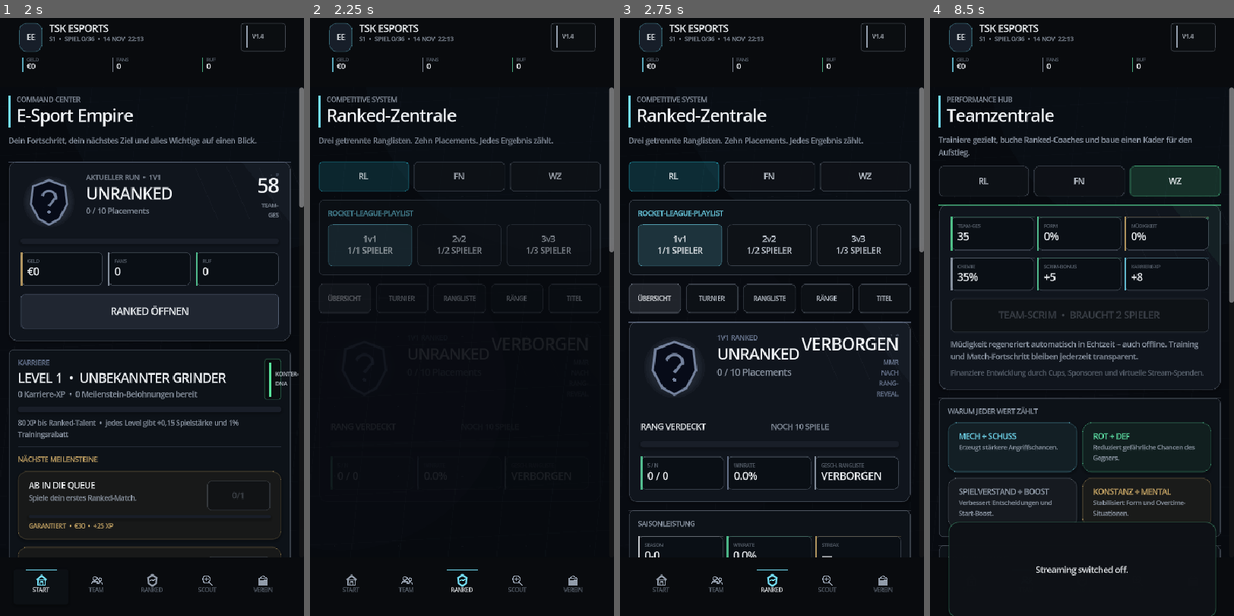
Above: before the commit, frames 1-4 (left to right).
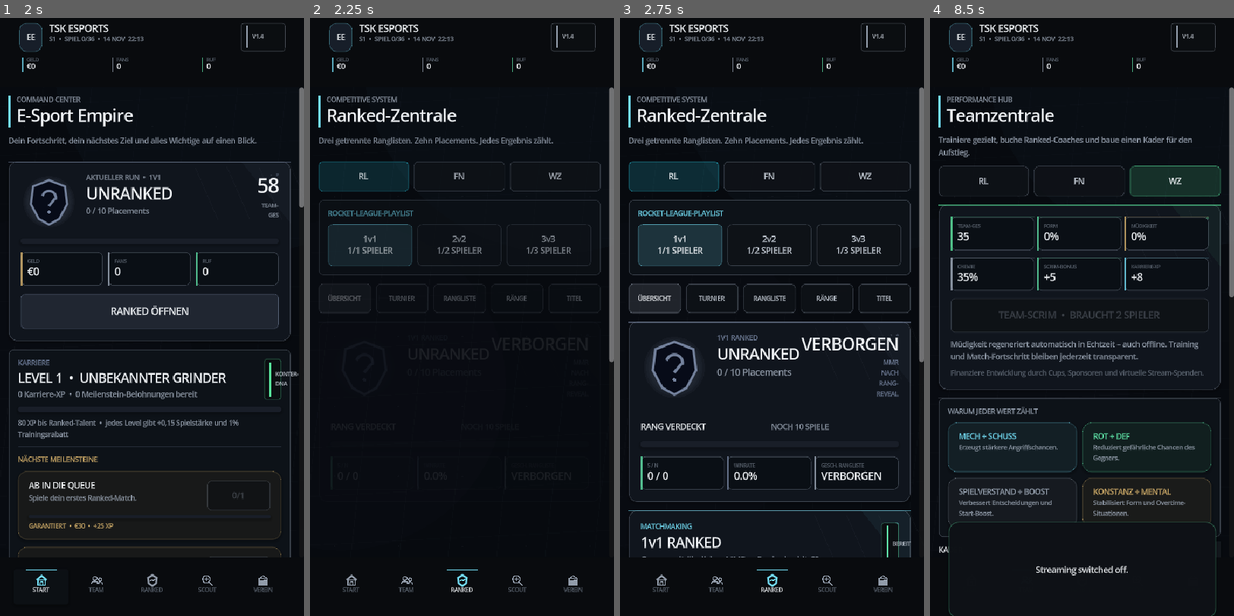
Above: after the commit, the same moments.

Repository: JasonTSKowner/E-Sport-Empire
Game: Godot game, scene res://scenes/Main.tscn
Two runs of this game, one before a commit and one after it. Both use one fixed random seed, a clock stepped at 60 frames per second and the inputs below.
Inputs:
- Up to frame 1 (2 s): click "START" at 0.5 s; click "START" at 1.25 s
- Up to frame 2 (2.25 s): click "RANKED ÖFFNEN" at 2 s
- Up to frame 3 (2.75 s): no input
- Up to frame 4 (8.5 s): click "RL" at 2.75 s; click "FN" at 3.5 s; click "NÄCHSTES SPIEL LIVE" at 4.25 s; click "NÄCHSTES SPIEL STREAMEN: AN" at 5 s; click "NÄCHSTES SPIEL LIVE" at 5.75 s; click "NÄCHSTES SPIEL STREAMEN: AN" at 6.5 s; click "WZ" at 7.25 s; click "TEAM" at 8 s

Frame 1 is identical in both runs. In frame 2, 0.3% of the frame differs, in the area x 98-100%, y 38-58%; in frame 3, 1.4%, in the area x 2-100%, y 38-91%; in frame 4, less than 0.1%.

Commit message:
v2.0: focus team and ranked screens around primary tasks

Diff:
--- a/scripts/main.gd
+++ b/scripts/main.gd
@@ -1039,10 +1039,52 @@
 	)
 	page_content.add_child(summary)
 	page_content.add_child(_development_impact_card())
+	page_content.add_child(_section_title("KADER", "Wähle einen Spieler für Analyse und Training."))
+	page_content.add_child(_team_roster_selector(mode, accent))
+	var roster := game.roster_for(mode)
+	if not roster.is_empty():
+		var selected_player: Dictionary = roster[0]
+		for roster_player in roster:
+			if str(roster_player.get("id", "")) == selected_team_player_id:
+				selected_player = roster_player
+				break
+		selected_team_player_id = str(selected_player.get("id", "captain"))
+		page_content.add_child(_player_card(selected_player, accent))
 	page_content.add_child(_coaching_market_card(mode))
-	page_content.add_child(_section_title("KADER", "Wettkampfbereich: %s" % mode))
+
+
+func _team_roster_selector(mode: String, accent: Color) -> Control:
+	var panel := UI.card()
+	var row := HBoxContainer.new()
+	row.add_theme_constant_override("separation", 5)
+	panel.add_child(row)
 	for player in game.roster_for(mode):
-		page_content.add_child(_player_card(player, accent))
+		var player_id := str(player.get("id", ""))
+		var active := player_id == selected_team_player_id
+		var button := UI.button(
+			"%s\nOVR %d" % [str(player.get("name", "PLAYER")).to_upper(), game.player_overall(player)],
+			accent,
+			active,
+			true
+		)
+		button.size_flags_horizontal = Control.SIZE_EXPAND_FILL
+		button.custom_minimum_size.y = 48
+		button.add_theme_font_size_override("font_size", 9)
+		button.pressed.connect(_select_team_player.bind(player_id))
+		row.add_child(button)
+	return panel
+
+
+func _select_team_player(player_id: String) -> void:
+	selected_team_player_id = player_id
+	_show_page("team", false)
+
+
+func _show_ranked_stream_tools() -> void:
+	page_content.add_child(_streaming_card())
+	_apply_scroll_passthrough(page_content)
+	var bottom := page_scroll.get_v_scroll_bar()
+	page_scroll.scroll_vertical = int(bottom.max_value)
 
 
 func _development_impact_card() -> Control:
@@ -1550,15 +1592,22 @@
 	var playlist := game.selected_rl_playlist()
 	var record := game.playlist_record(playlist)
 	page_content.add_child(_rank_profile_card(playlist))
-	page_content.add_child(_rank_stats_card(playlist))
+	page_content.add_child(_ranked_queue_card(playlist))
 	page_content.add_child(_mmr_graph_card(playlist))
-	page_content.add_child(_circuit_overview_card())
-	page_content.add_child(_ranked_queue_card(playlist))
 	page_content.add_child(_section_title("LETZTE SPIELE", "Ranked-Ergebnisse in %s" % playlist))
-	_build_playlist_history(page_content, playlist, 6)
-	page_content.add_child(_streaming_card())
+	_build_playlist_history(page_content, playlist, 5)
 	if int(record.get("played", 0)) >= 3:
-		page_content.add_child(_cup_card("Rocket League"))
+		var tools_row := HBoxContainer.new()
+		tools_row.add_theme_constant_override("separation", 7)
+		var circuit_button := UI.button("PRO CIRCUIT", UI.GOLD, false, true)
+		circuit_button.size_flags_horizontal = Control.SIZE_EXPAND_FILL
+		circuit_button.pressed.connect(_select_ranked_view.bind("circuit"))
+		tools_row.add_child(circuit_button)
+		var stream_button := UI.button("STREAMING", UI.CYAN, false, true)
+		stream_button.size_flags_horizontal = Control.SIZE_EXPAND_FILL
+		stream_button.pressed.connect(_show_ranked_stream_tools)
+		tools_row.add_child(stream_button)
+		page_content.add_child(tools_row)
 
 
 func _circuit_overview_card() -> Control:
